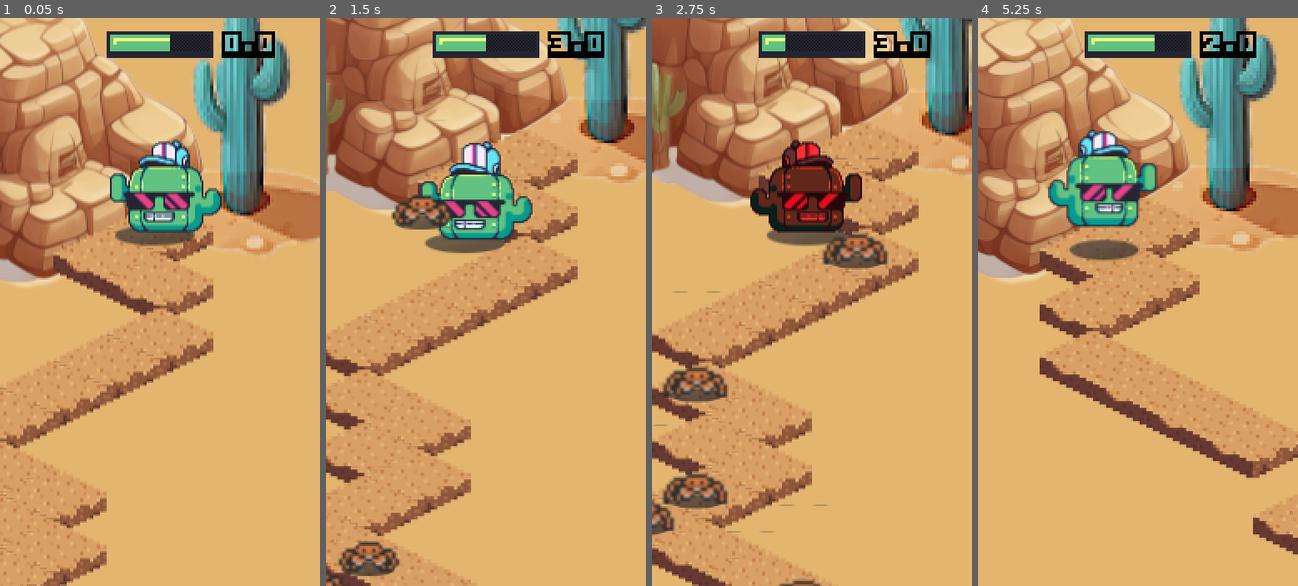
Above: before the commit, frames 1-4 (left to right).
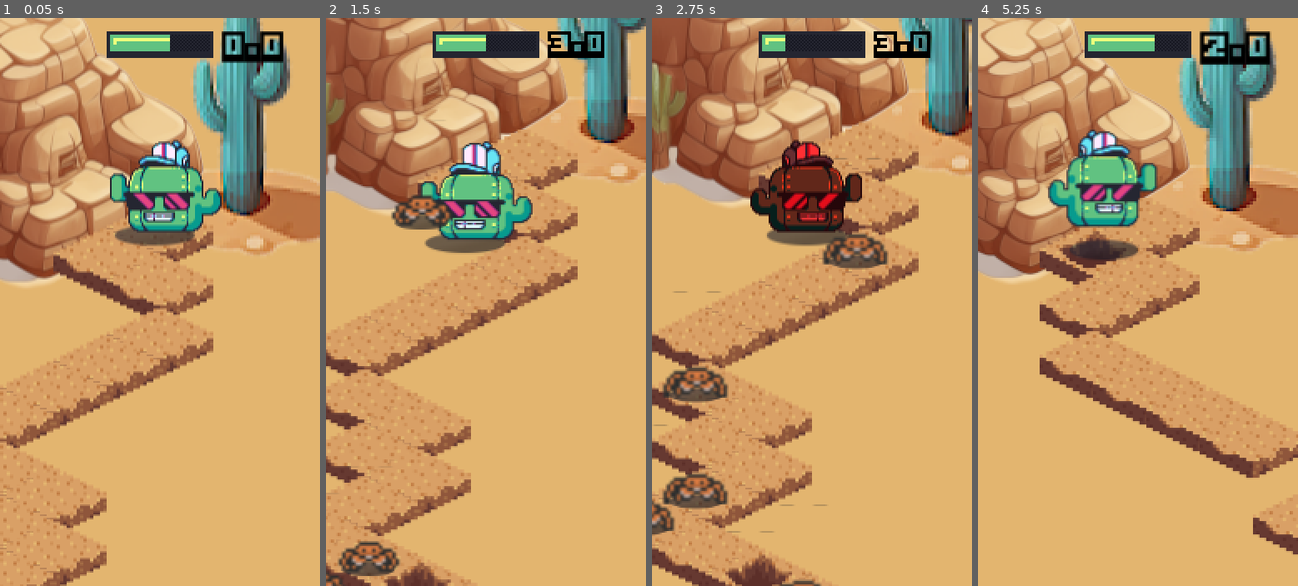
Above: after the commit, the same moments.

Repository: lzubiaur/godot-workshop
Game: Godot game, scene res://scenes/Game.tscn
Same seed, same stepped clock (60 frames per second), same inputs: the game is played once before the commit and once after it.
Inputs:
- Up to frame 1 (0.05 s): no input
- Up to frame 2 (1.5 s): tap D (Dash) at 0.6, 1.35 s; tap A (Jump) at 0.77 s
- Up to frame 3 (2.75 s): tap A (Jump) at 1.52 s; tap D (Dash) at 2.1 s
- Up to frame 4 (5.25 s): tap D (Dash) every 0.75 s from 2.85 to 5.1 s; tap A (Jump) at 3.02, 3.77, 4.52 s

The runs differ from the first frame. In frame 1, 0.7% of the frame differs, in the area x 69-89%, y 2-8%; in frame 2, 0.5%; in frame 3, 0.7%; in frame 4, 1.6%, in the area x 25-92%, y 2-44%.

Commit message:
Fix atlas coords

Diff:
--- /dev/null
+++ b/scenes/Background.tscn
@@ -0,0 +1,17 @@
+[gd_scene format=3 uid="uid://ctdfodkog1mij"]
+
+[ext_resource type="Texture2D" uid="uid://b774l0h8d8cr8" path="res://assets/cactus.png" id="1_nou1y"]
+[ext_resource type="Texture2D" uid="uid://dn7wacixfgeys" path="res://assets/rock.png" id="2_dnxxv"]
+[ext_resource type="Script" path="res://scripts/Background.gd" id="3_dnxxv"]
+
+[node name="Background" type="Node2D" unique_id=2039309105]
+
+[node name="Cactus" type="Sprite2D" parent="." unique_id=1330852269]
+modulate = Color(0.8283762, 0.9062766, 0.81397945, 1)
+position = Vector2(122, -3)
+texture = ExtResource("1_nou1y")
+
+[node name="Rock" type="Sprite2D" parent="." unique_id=1770876441]
+position = Vector2(-21, 25)
+texture = ExtResource("2_dnxxv")
+script = ExtResource("3_dnxxv")
--- a/scenes/Enemy.tscn
+++ b/scenes/Enemy.tscn
@@ -43,21 +43,21 @@
 "speed": 5.0
 }]
 
-[node name="Area2D" type="Area2D"]
+[node name="Area2D" type="Area2D" unique_id=1021152399]
 scale = Vector2(2, 2)
 collision_layer = 2
 script = ExtResource("2")
 
-[node name="CollisionShape2D" type="CollisionShape2D" parent="."]
+[node name="CollisionShape2D" type="CollisionShape2D" parent="." unique_id=127093375]
 shape = SubResource("1")
 
-[node name="Shadow" type="Sprite2D" parent="."]
+[node name="Shadow" type="Sprite2D" parent="." unique_id=1944257638]
 position = Vector2(0.773395, -3.38086)
 scale = Vector2(0.264146, 0.331563)
 texture = ExtResource("3")
 offset = Vector2(-4, 20)
 
-[node name="AnimatedSprite2D" type="AnimatedSprite2D" parent="."]
+[node name="AnimatedSprite2D" type="AnimatedSprite2D" parent="." unique_id=466403969]
 sprite_frames = SubResource("6")
 animation = &"walking"
 autoplay = "walking"
--- a/scripts/Game.gd
+++ b/scripts/Game.gd
@@ -59,7 +59,16 @@
 		tiles_gen.TileType.Ground:
 			return Vector2i(0, 0)
 		tiles_gen.TileType.Hole:
-			return Vector2i(1, 0)
+			return Vector2i(3, 0)
+
+func atlas_coords_to_tile_type(coords: Vector2i):
+	match coords:
+		Vector2i(-1, -1):
+			return tiles_gen.TileType.Empty
+		Vector2i(0, 0):
+			return tiles_gen.TileType.Ground
+		Vector2i(3, 0):
+			return tiles_gen.TileType.Hole
 
 func set_player_look_at(point):
 	player.player_look_at(Math.to_iso(point))
@@ -141,7 +150,8 @@
 	path_follow.progress_ratio = value
 
 func check_player_position_on_map(position):
-	var tile = tileMap.get_cell_source_id(0, position)
+	var coords = tileMap.get_cell_atlas_coords(0, position)
+	var tile = self.atlas_coords_to_tile_type(coords)
 	if tile == tiles_gen.TileType.Empty or tile == tiles_gen.TileType.Hole:
 		game_over()
 
--- a/scripts/ScoreLabel.gd
+++ b/scripts/ScoreLabel.gd
@@ -8,6 +8,12 @@
 
 func update_score():
 	text = String.num(global.score)
+	bounce()
+
+func bounce():
+	var tween = create_tween()
+	tween.tween_property(self, "scale", Vector2(1.3, 1.3), 0.1)
+	tween.tween_property(self, "scale", Vector2(1.0, 1.0), 0.15)
 
 func _on_player_step(step_count):
 	update_score()
Not shown: 1 places in scenes/Enemy.tscn that only renumber resources
